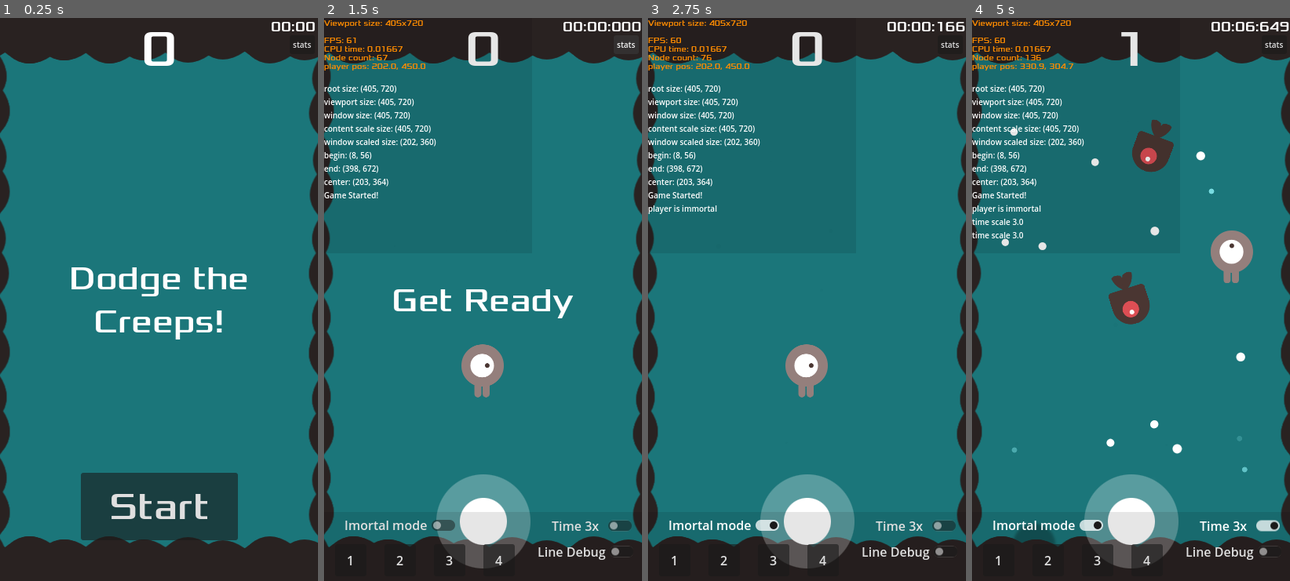
Above: before the commit, frames 1-4 (left to right).
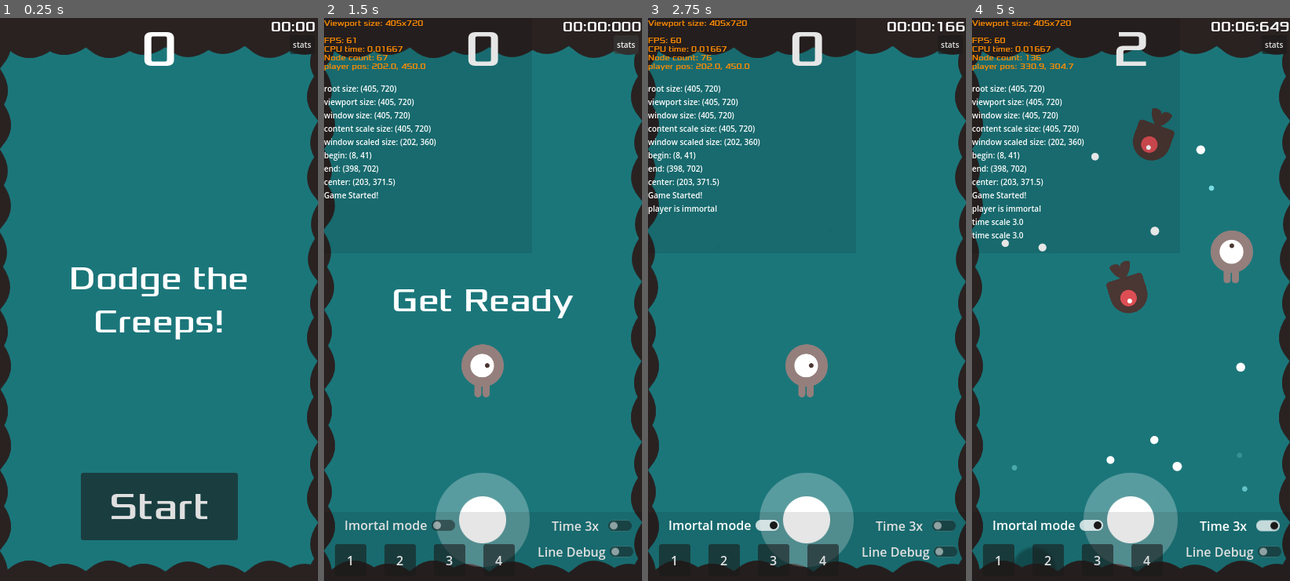
Above: after the commit, the same moments.

Repository: azevedoruan/DodgeTheCreeps
Game: Godot game, scene res://scenes/Main.tscn
The game is run twice, just before and just after one commit, with the same random seed, the same clock (stepped at 60 frames per second) and the same inputs.
Inputs (mouse positions are in pixels of both pictures, inside the frame that each line leads up to):
- Up to frame 1 (0.25 s): no input
- Up to frame 2 (1.5 s): click "Start" at 0.5 s; click "stats" at 1.25 s
- Up to frame 3 (2.75 s): click "Imortal mode" at 2 s
- Up to frame 4 (5 s): move the mouse to (1200, 271) at 2.77 s; hold Right (move_right) 2.78-3.5 s; tap T (time_scale) at 2.85 s; click (1200, 271) at 2.92 s; click "Time 3x" at 3.5 s; drag from (1067, 327) to (1153, 231) at 4.27 s

The runs differ from the first frame. In frame 1, 7.5% of the frame differs, in the area x 0-100%, y 5-99%; in frame 2, 7.1%; in frame 3, 7.1%; in frame 4, 9.5%, in the area x 0-100%, y 2-99%.

Commit message:
version 1.3.4 - ancoras de molduras do nível atualizadas

Diff:
--- a/scenes/Main.tscn
+++ b/scenes/Main.tscn
@@ -41,9 +41,15 @@
 
 [node name="Background" type="ColorRect" parent="Container"]
 layout_mode = 1
-anchors_preset = 15
-anchor_right = 1.0
-anchor_bottom = 1.0
+anchors_preset = 8
+anchor_left = 0.5
+anchor_top = 0.5
+anchor_right = 0.5
+anchor_bottom = 0.5
+offset_left = -209.5
+offset_top = -360.0
+offset_right = 210.5
+offset_bottom = 360.0
 grow_horizontal = 2
 grow_vertical = 2
 color = Color(0.105882, 0.462745, 0.478431, 1)
@@ -57,9 +63,9 @@
 anchor_right = 0.5
 anchor_bottom = 0.5
 offset_left = -194.5
-offset_top = -304.0
+offset_top = -319.0
 offset_right = 195.5
-offset_bottom = 312.0
+offset_bottom = 342.0
 grow_horizontal = 2
 grow_vertical = 2
 script = ExtResource("2_bsfu4")
@@ -86,9 +92,9 @@
 anchor_right = 0.5
 anchor_bottom = 0.5
 offset_left = -500.0
-offset_top = -541.0
+offset_top = -548.0
 offset_right = 500.0
-offset_bottom = -301.0
+offset_bottom = -308.0
 grow_horizontal = 2
 grow_vertical = 2
 texture = ExtResource("19_hj66a")
@@ -104,9 +110,9 @@
 anchor_right = 0.5
 anchor_bottom = 0.5
 offset_left = -500.0
-offset_top = 300.0
+offset_top = 331.0
 offset_right = 500.0
-offset_bottom = 540.0
+offset_bottom = 571.0
 grow_horizontal = 2
 grow_vertical = 2
 texture = ExtResource("19_hj66a")
@@ -122,10 +128,10 @@
 anchor_top = 0.5
 anchor_right = 0.5
 anchor_bottom = 0.5
-offset_left = -429.0
-offset_top = 502.0
-offset_right = 571.0
-offset_bottom = 742.0
+offset_left = -427.5
+offset_top = 520.0
+offset_right = 572.5
+offset_bottom = 760.0
 grow_horizontal = 2
 grow_vertical = 2
 rotation = -1.5708
@@ -141,10 +147,10 @@
 anchor_top = 0.5
 anchor_right = 0.5
 anchor_bottom = 0.5
-offset_left = 190.0
-offset_top = 402.0
-offset_right = 1190.0
-offset_bottom = 642.0
+offset_left = 187.5
+offset_top = 484.0
+offset_right = 1187.5
+offset_bottom = 724.0
 grow_horizontal = 2
 grow_vertical = 2
 rotation = -1.5708
--- a/scripts/JoyStickHandler.gd
+++ b/scripts/JoyStickHandler.gd
@@ -17,17 +17,18 @@
 func _ready():
 	# desabilita os processos de input (esses eventos só devem ser habilitados quando o gameplay iniciar)
 	set_process_input(false)
-	#
-	#joy_stick_instance = joy_stick.instantiate() as Node2D
-	#joy_stick_instance.visible = false
-	#
-	#if start_pos == Vector2.ZERO:
-		#start_pos = Vector2(GameplayContainerServiceNode.center.x, GameplayContainerServiceNode.end.y - 30)
-	#
-	#joy_stick_instance.position = start_pos
-	#get_parent().add_child.call_deferred(joy_stick_instance)
-	#
-	#stick = joy_stick_instance.get_node("Base/Stick") as Sprite2D
+
+	joy_stick_instance = joy_stick.instantiate() as Node2D
+	joy_stick_instance.visible = false
+
+	if start_pos == Vector2.ZERO:
+		var pos: Vector2i = get_tree().root.get_size()
+		start_pos = Vector2(pos.x / 2, pos.y - 80)
+
+	joy_stick_instance.position = start_pos
+	get_parent().add_child.call_deferred(joy_stick_instance)
+
+	stick = joy_stick_instance.get_node("Base/Stick") as Sprite2D
 
 
 func _input(event):
@@ -62,15 +63,15 @@
 
 
 func _on_hud_start_game():
-	if joy_stick_instance == null:
-		joy_stick_instance = joy_stick.instantiate() as Node2D
-
-		if start_pos == Vector2.ZERO:
-			start_pos = Vector2(GameplayContainerServiceNode.center.x, GameplayContainerServiceNode.end.y - 30)
-
-		joy_stick_instance.position = start_pos
-		get_parent().add_child.call_deferred(joy_stick_instance)
-		stick = joy_stick_instance.get_node("Base/Stick") as Sprite2D
+	#if joy_stick_instance == null:
+		#joy_stick_instance = joy_stick.instantiate() as Node2D
+		#
+		#if start_pos == Vector2.ZERO:
+			#start_pos = Vector2(GameplayContainerServiceNode.center.x, GameplayContainerServiceNode.end.y - 30)
+		#
+		#joy_stick_instance.position = start_pos
+		#get_parent().add_child.call_deferred(joy_stick_instance)
+		#stick = joy_stick_instance.get_node("Base/Stick") as Sprite2D
 
 	set_process_input(true)
 	joy_stick_instance.visible = true
Not shown, changed: export_presets.cfg
